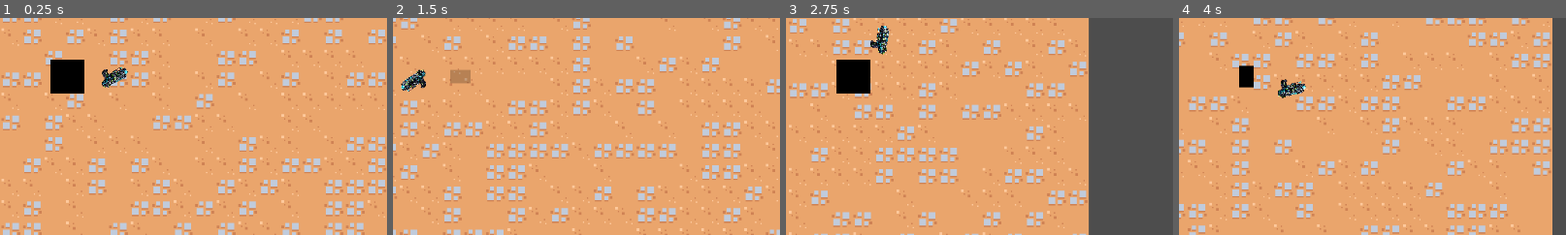
Above: before the commit, frames 1-4 (left to right).
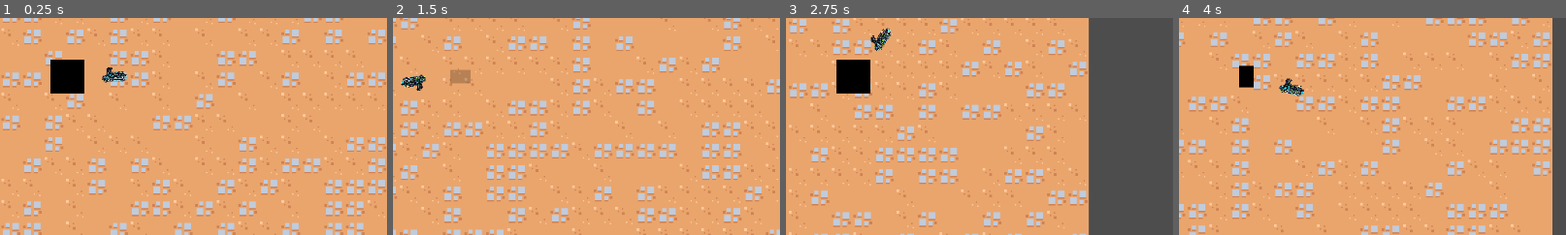
Above: after the commit, the same moments.

Repository: AineeJames/ToBeNamed
Game: Godot game, scene res://scenes/main_game/main_game.tscn
Same seed, same stepped clock (60 frames per second), same inputs: the game is played once before the commit and once after it.
Inputs (mouse positions are % of the whole screen's width and height, from its top left):
- Up to frame 1 (0.25 s): no input
- Up to frame 2 (1.5 s): tap Enter at 0.5 s; move the mouse to (72, 45) at 0.52 s; press the mouse at (72, 45) at 0.53 s; hold D (move_right) 0.53-1.28 s; move the mouse to (30, 55) at 1.27 s; release the mouse at (30, 55) at 1.28 s; hold S (move_down) from 1.28 s (still down); tap Space (dash) at 1.35 s
- Up to frame 3 (2.75 s): click (30, 55) at 1.55 s; move the mouse to (60, 28) at 2.02 s; release S (move_down) at 2.03 s; press the mouse at (60, 28) at 2.03 s; hold D (move_right) from 2.03 s (still down)
- Up to frame 4 (4 s): move the mouse to (45, 70) at 2.77 s; release D (move_right) at 2.78 s; release the mouse at (45, 70) at 2.78 s; hold W (move_up) 2.78-3.53 s; click (45, 70) at 2.85 s; move the mouse to (80, 65) at 3.52 s; press the mouse at (80, 65) at 3.53 s; hold A (move_left) from 3.53 s (still down); tap Space (dash) at 3.6 s
The pictures show only the part of the screen within x 41-91%, y 37-86%; the shares and areas given below are measured in that part.

The runs differ from the first frame. In frame 1, 0.4% of the frame differs, in the area x 26-34%, y 22-33%; in frame 2, 0.4%, in the area x 2-9%, y 23-34%; in frame 3, 0.4%; in frame 4, 0.4%.

Commit message:
added crit multiplier

Diff:
--- a/scenes/enemy/enemy.gd
+++ b/scenes/enemy/enemy.gd
@@ -77,12 +77,15 @@
 	if not dying:
 		move_and_slide()
 
-func _on_take_damage(amount, bump_direction):
+func _on_take_damage(amount, bump_direction, crit):
+
+	if crit:
+		amount = amount * 2
 
 	var damagestat_instance = DamageStat.instantiate()
 	damagestat_instance.global_position = global_position
 	get_tree().current_scene.add_child(damagestat_instance)
-	damagestat_instance.emit_damage(amount)
+	damagestat_instance.emit_damage(amount, crit)
 
 	Health -= amount
 	HealthBar.set_health(Health)
--- a/scenes/guns/Gun.gd
+++ b/scenes/guns/Gun.gd
@@ -5,6 +5,8 @@
 @export var gun_kick: float = 10.0
 @export var movement_influence: float = 0.002
 @export var projectile_speed: float = 20
+@export var crit_percentage: int = 50
+
 var velocity = 0
 var prev_position: Vector2
 
@@ -29,4 +31,5 @@
 		instance.global_position = global_position
 		instance.rotation = rotation
 		instance.velocity = velocity * movement_influence + Vector2(projectile_speed*cos(rotation + PI), projectile_speed*sin(rotation + PI))
+		instance.crit = randi_range(0, 100) < crit_percentage
 		get_tree().current_scene.add_child(instance)
--- a/scenes/guns/bullet.gd
+++ b/scenes/guns/bullet.gd
@@ -2,6 +2,7 @@
 
 var velocity: Vector2 = Vector2(0,0)
 var speed = 20
+var crit
 
 func _ready():
 	# Create a new Timer node.
@@ -28,6 +29,6 @@
 	if body.is_in_group("enemy"):
 		queue_free()
 		var damage_amt = randi_range(10, 30)
-		body.emit_signal("take_damage", damage_amt, velocity.normalized())
+		body.emit_signal("take_damage", damage_amt, velocity.normalized(), crit)
 	else:
 		print("entered non enemy")
--- a/scenes/guns/gun.tscn
+++ b/scenes/guns/gun.tscn
@@ -1,11 +1,11 @@
 [gd_scene load_steps=3 format=3 uid="uid://ytl4lssm2ft7"]
 
 [ext_resource type="Script" path="res://scenes/guns/Gun.gd" id="1_nbacj"]
-[ext_resource type="Texture2D" uid="uid://bc24t0f3k1dg6" path="res://scenes/character/assets/images/gun.png" id="2_6hwkd"]
+[ext_resource type="Texture2D" uid="uid://vecmlpmsdegg" path="res://scenes/guns/gun1/images/gun1.png" id="2_ayknb"]
 
 [node name="Node2D" type="Node2D"]
 script = ExtResource("1_nbacj")
 
 [node name="Gun" type="Sprite2D" parent="."]
 scale = Vector2(0.02, 0.02)
-texture = ExtResource("2_6hwkd")
+texture = ExtResource("2_ayknb")
--- a/scenes/particles/damage_stat/damage_stat.gd
+++ b/scenes/particles/damage_stat/damage_stat.gd
@@ -3,6 +3,13 @@
 @onready var Particle = $DamgeParticle
 @onready var DamageLabel = $SubViewport/DamageLabel
 
-func emit_damage(val):
+@export var crit_color: Color = Color.ORANGE
+@export var noncrit_color: Color = Color.RED
+
+func emit_damage(val, crit):
+	if crit:
+		DamageLabel.add_theme_color_override("font_color", crit_color)
+	else:
+		DamageLabel.add_theme_color_override("font_color", noncrit_color)
 	DamageLabel.text = "-%.01f" % val
 	Particle.emitting = true
--- a/scenes/particles/damage_stat/damage_stat.tscn
+++ b/scenes/particles/damage_stat/damage_stat.tscn
@@ -17,17 +17,20 @@
 [node name="DamageStat" type="Node2D"]
 z_index = 4096
 script = ExtResource("1_u44ti")
+crit_color = Color(0.0313726, 0.67451, 0.678431, 1)
 
 [node name="SubViewport" type="SubViewport" parent="."]
 transparent_bg = true
-size = Vector2i(30, 15)
+size = Vector2i(30, 30)
 
 [node name="DamageLabel" type="Label" parent="SubViewport"]
 offset_right = 40.0
 offset_bottom = 23.0
 theme_override_colors/font_color = Color(0.627451, 0.054902, 0.109804, 1)
+theme_override_colors/font_shadow_color = Color(0, 0, 0, 1)
+theme_override_colors/font_outline_color = Color(1, 1, 1, 1)
 theme_override_fonts/font = ExtResource("1_7hon4")
-theme_override_font_sizes/font_size = 5
+theme_override_font_sizes/font_size = 7
 text = "-25"
 
 [node name="DamgeParticle" type="CPUParticles2D" parent="."]
@@ -40,6 +43,5 @@
 initial_velocity_min = 80.0
 initial_velocity_max = 80.0
 color_ramp = SubResource("Gradient_oip8t")
-hue_variation_min = -0.09
-hue_variation_max = 0.12
+hue_variation_max = 0.1
 hue_variation_curve = SubResource("Curve_edhyb")
